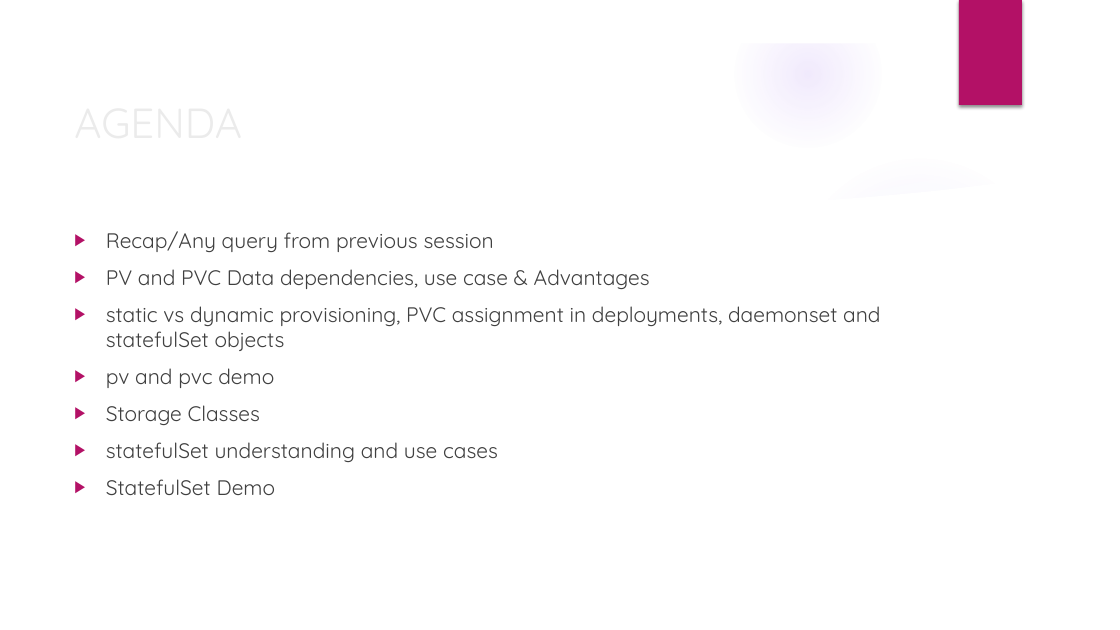
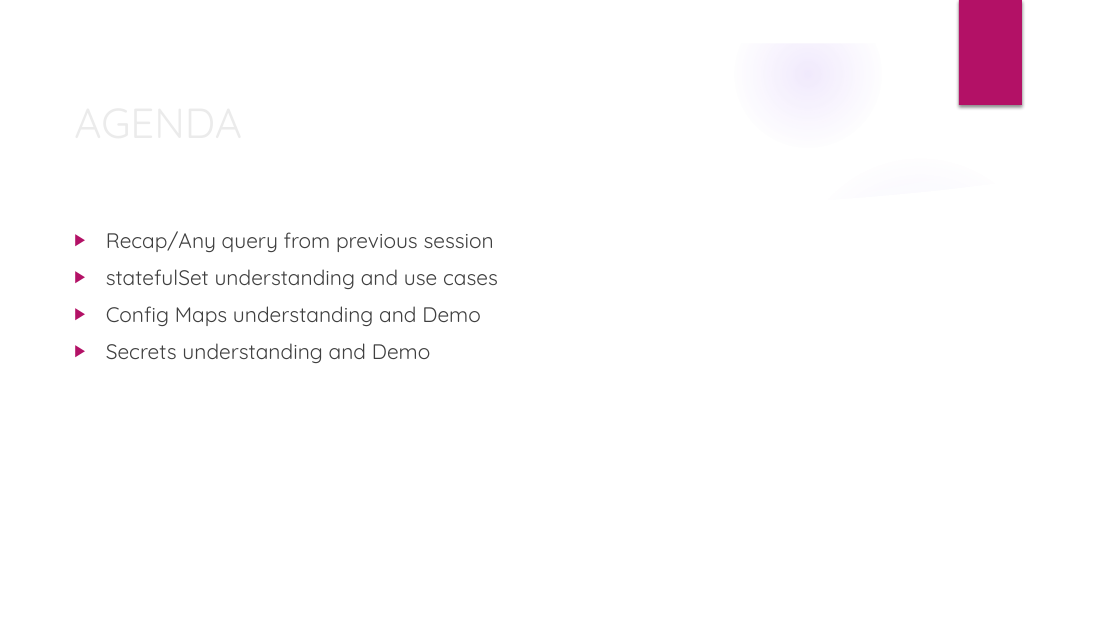
Before and after one commit to deepkumartraining/docker-k8s-April23, a slide deck: slide 2 of Day34/DockerAndKubernetes_Training-Day34.pptx. Drawn at 1120x630 pixels with LibreOffice and Linux fonts; fonts in the diff are those of the drawing; background and template pictures are left out. Boxes give left, top, right and bottom in pixels: in the first picture for what was removed or moved away, otherwise in the second. Text is boxed around its words. In the diff, an @@ line names an element or a change of style, - is before the commit and + after.

Commit message:
secret content updated

```diff
--- a/Day34/DockerAndKubernetes_Training-Day34.pptx
+++ b/Day34/DockerAndKubernetes_Training-Day34.pptx
@@ text at (106, 269, 880, 425): paragraphs removed @@
-▶ PV and PVC Data dependencies, use case & Advantages
-▶ static vs dynamic provisioning, PVC assignment in deployments, daemonset and statefulSet objects
-▶ pv and pvc demo
-▶ Storage Classes
@@ text at (106, 306, 481, 363): text changed @@
-▶ StatefulSet Demo
+▶ Config Maps understanding and Demo
+▶ Secrets understanding and Demo
```
Also in this commit, not shown: 1 other slide changed, 2 other files.
